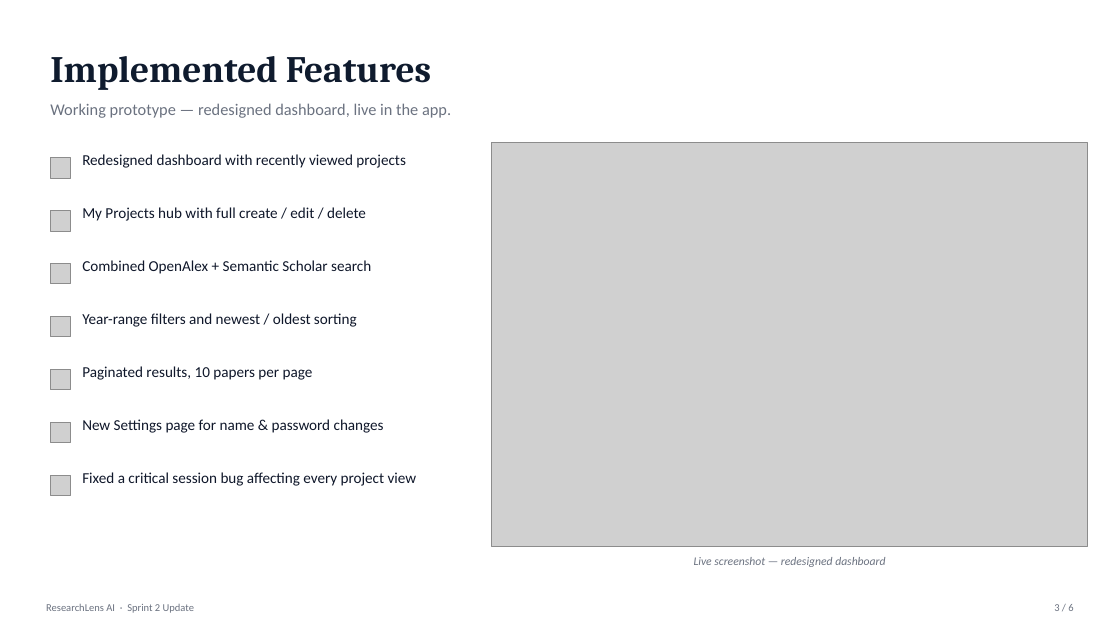
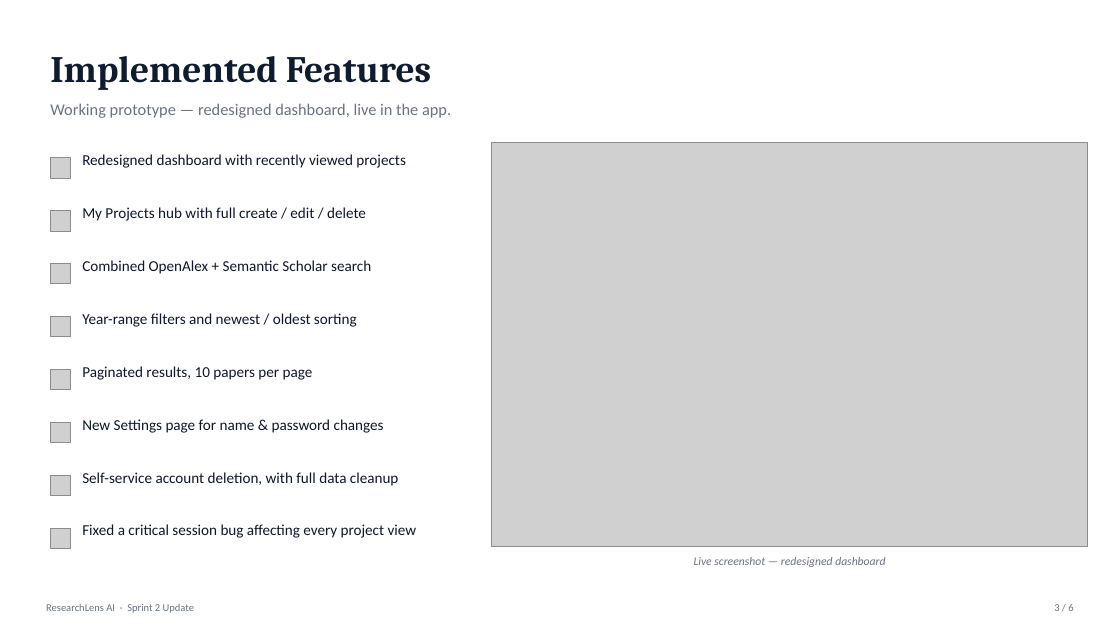
Before and after one commit to EmmanuelOrunta/researchlens-ai, a slide deck: slide 3 of presentations/ResearchLens_AI_Sprint2_Update.pptx. Drawn at 1120x630 pixels with LibreOffice and Linux fonts; fonts in the diff are those of the drawing; grey boxes stand for pictures. Boxes give left, top, right and bottom in pixels: in the first picture for what was removed or moved away, otherwise in the second. Text is boxed around its words. In the diff, an @@ line names an element or a change of style, - is before the commit and + after.

```diff
--- a/presentations/ResearchLens_AI_Sprint2_Update.pptx
+++ b/presentations/ResearchLens_AI_Sprint2_Update.pptx
@@ text added at [82,472,399,486], 13 pt, text #0F172A @@
+Self-service account deletion, with full data cleanup
@@ picture added at [50,528,71,549] @@
@@ text "Fixed a critical session bug ...": place and size @@
-text "Fixed a critical session bug ..." at [82,472,417,486]
+text "Fixed a critical session bug ..." at [82,524,417,538]
```
Also in this commit, not shown: 3 other slides changed.
